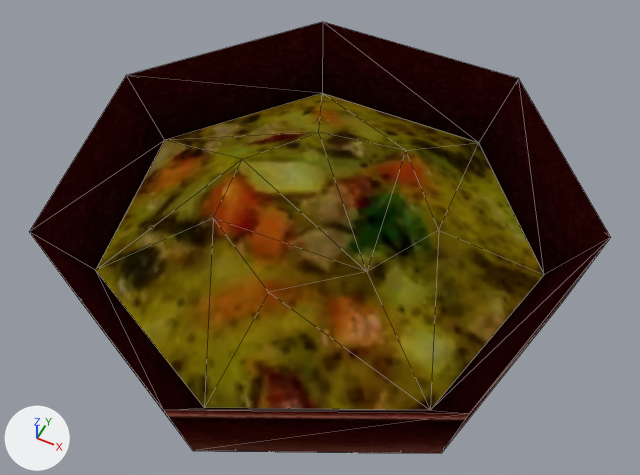
The glTF model assets/models/ITFO_STEW_03.glb, before and after one commit.
Before and after are seen from a 50 mm lens placed at (0.164, -0.327, 0.49), pointed at (-0.003, 0.007, 0.073). Arrows for +X, +Y and +Z are at lower left; the lights stay in place. Mesh edges are drawn as thin lines. Vertices at the same position are counted once.
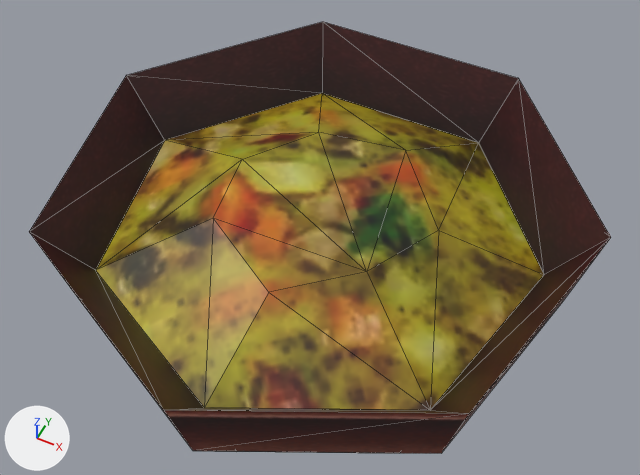
Location of each change, (x1, y1, x2, y2) in pixels of the pictures (640 x 475 px):
'Mesh', surface changed, shading changed
    both: (29, 22, 611, 453)
part 1 of me_mesh, shading changed
    both: (214, 219, 365, 292)
part 2 of me_mesh, shading changed
    both: (406, 143, 478, 229)

Diff of the bpy script that builds the scene:
```diff
--- a/assets/models/ITFO_STEW_03.glb.py
+++ b/assets/models/ITFO_STEW_03.glb.py
@@ img_it_food_01_1 @@
+img_it_food_01_1 = load_image('It_Food_01', '_unpacked/It_Food_01', 512, 512, 'sRGB')
@@ mat_it_food_01 @@
 mat_it_food_01 = principled_material('IT_FOOD_01')
-mat_it_food_01.texture = img_it_food_01
-mat_it_food_01.metallic = 1.0
-mat_it_food_01.roughness = 1.0
+mat_it_food_01.texture = img_it_food_01_1
@@ mat_km_food @@
 mat_km_food.texture = img_km_food
-mat_km_food.metallic = 1.0
-mat_km_food.roughness = 1.0
@@ me_mesh @@
 me_mesh.from_pydata(...)  # 43 vertices, 68 faces; spans x -0.161..0.161, y -0.165..0.149, z -0.006..0.125
 # used by ob_mesh; location = (0.0, 0.0, 0.0)
+# me_mesh part 1: the 1 face centred in x 0.001, y -0.05, z 0.113 is now shaded flat
+# me_mesh part 2: the 1 face centred in x 0.051, y 0.069, z 0.099 is now shaded flat
 me_mesh.materials.append(mat_it_food_01)
```
